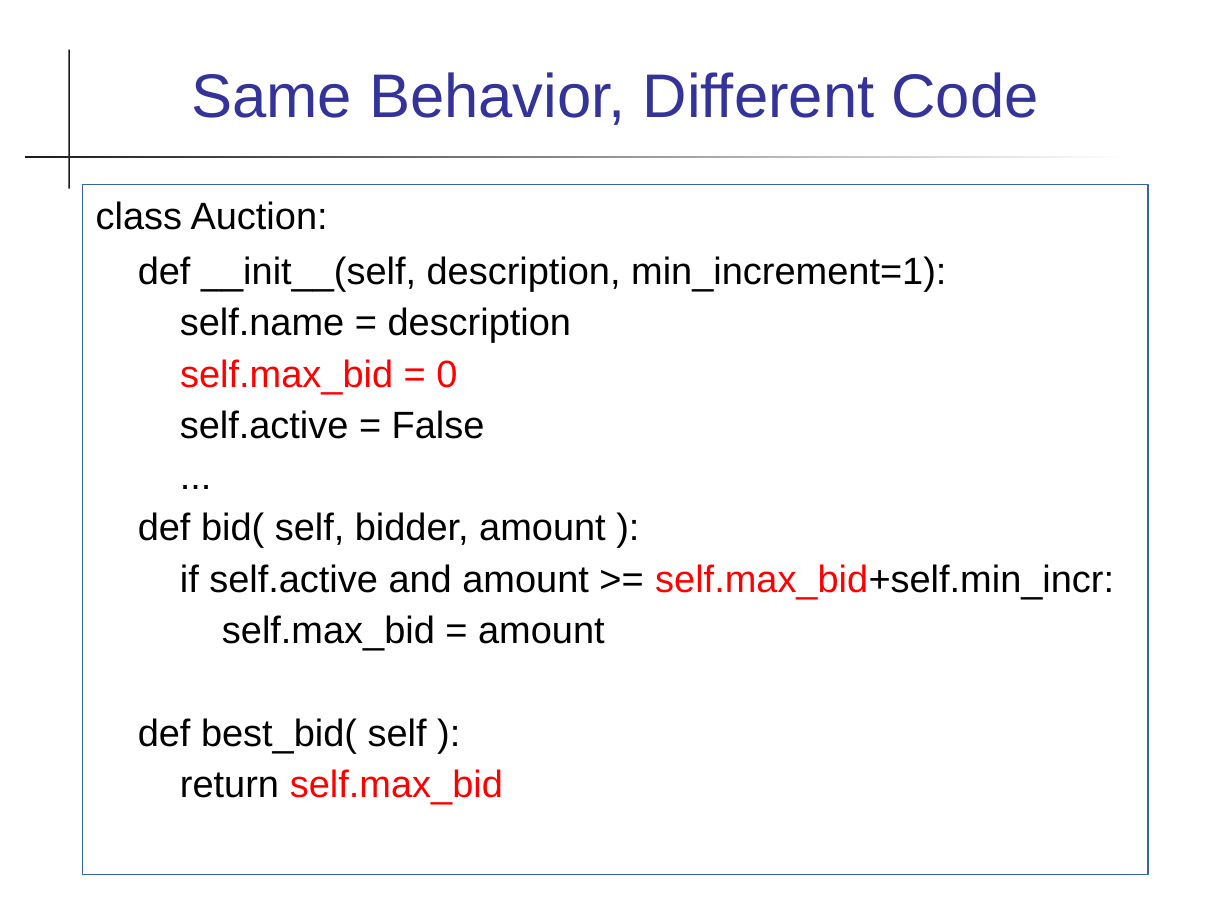
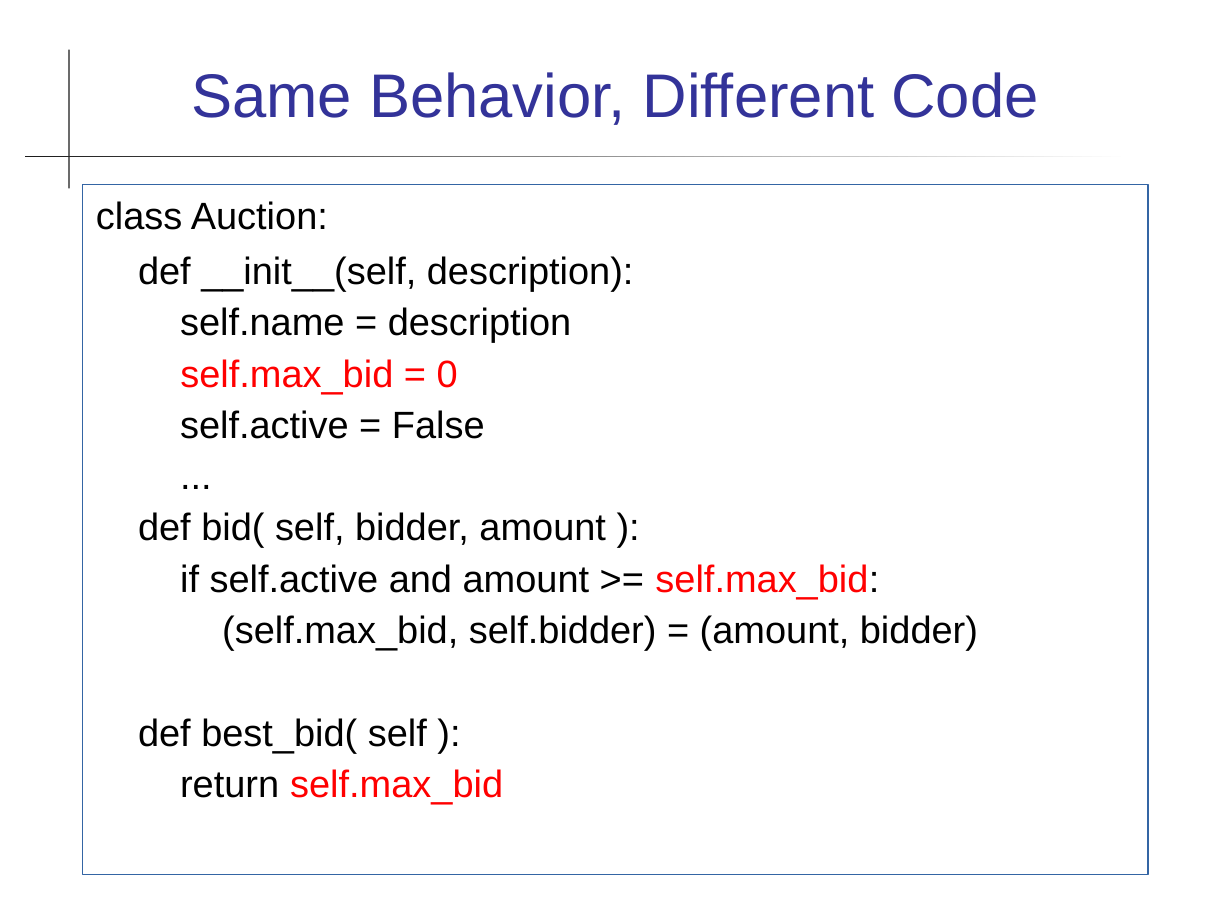
Before and after one commit to cpske/ISP, a slide deck: slide 5 of refactoring/Refactoring.ppt (slide 4 before the commit). Drawn at 1232x924 pixels with LibreOffice and Linux fonts; fonts in the diff are those of the drawing. Boxes give left, top, right and bottom in pixels: in the first picture for what was removed or moved away, otherwise in the second. Text is boxed around its words. In the diff, an @@ line names an element or a change of style, - is before the commit and + after.

```diff
--- a/refactoring/Refactoring.ppt
+++ b/refactoring/Refactoring.ppt
@@ text at <box>138,256,634,292</box>: text changed @@
-def __init__(self, description, min_increment=1):
+def __init__(self, description):
@@ text at <box>180,564,978,650</box>: text changed @@
-if self.active and amount >= self.max_bid+self.min_incr:
-self.max_bid = amount
+if self.active and amount >= self.max_bid:
+(self.max_bid, self.bidder) = (amount, bidder)
```
Also in this commit, not shown: 14 other slides changed, 2 slides added, 1 slide removed, 2 other files.
